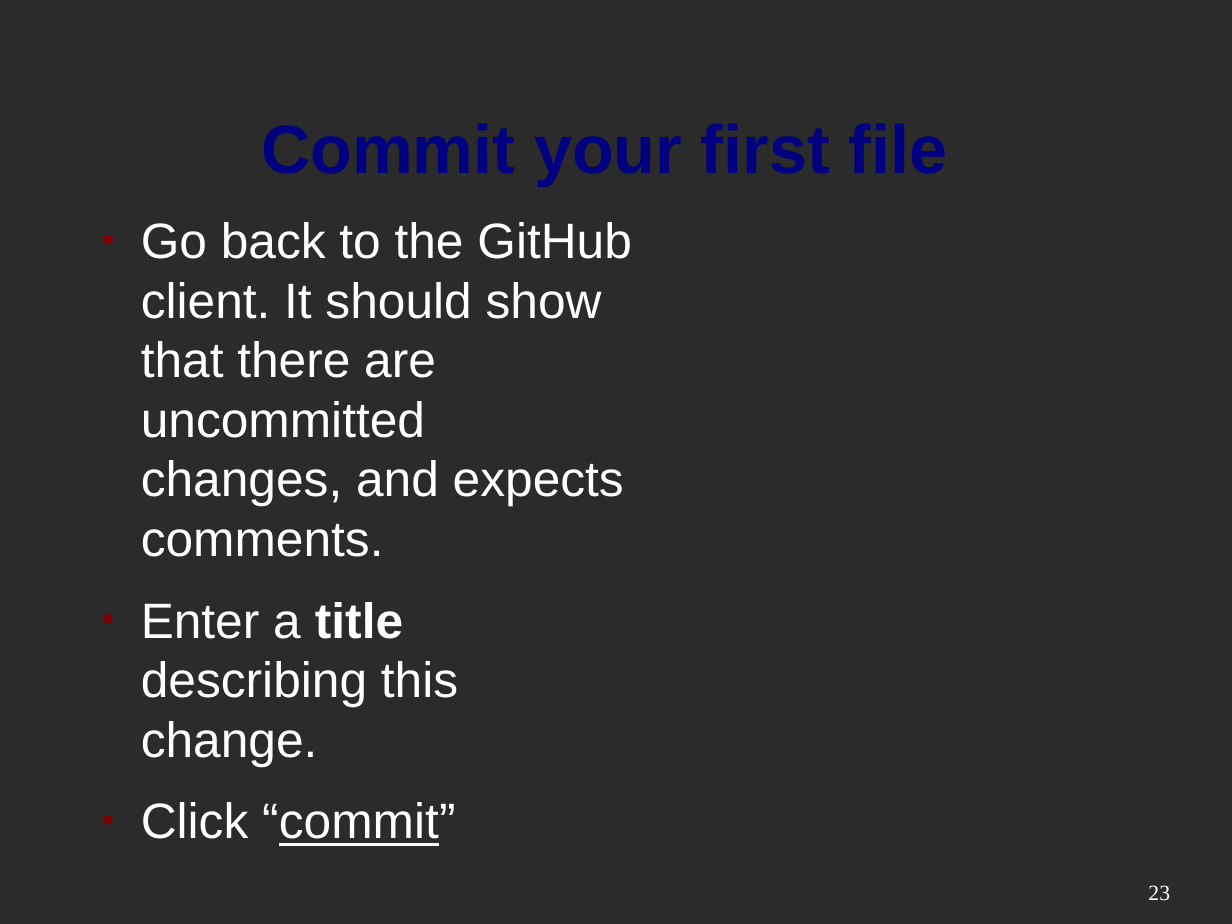
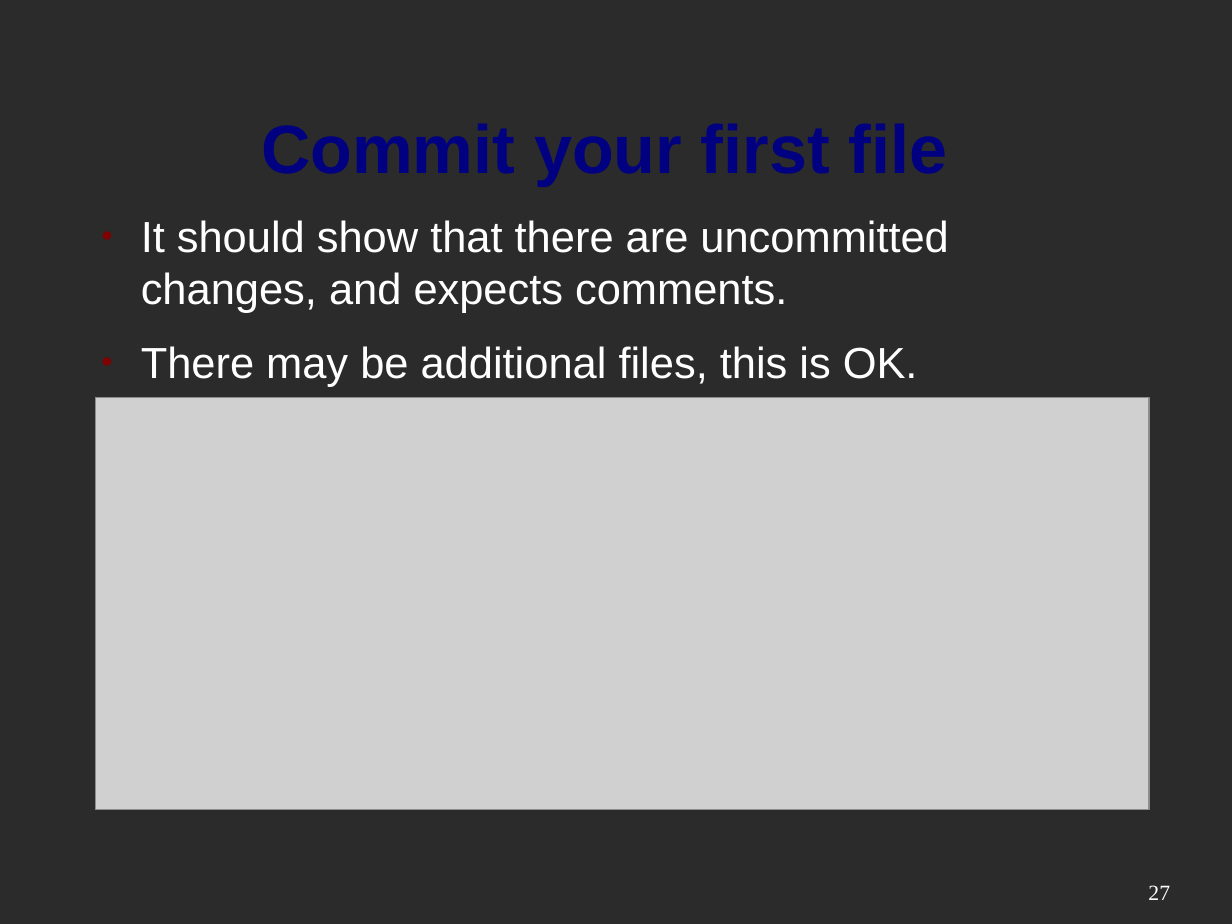
Before and after one commit to mactwist555/CPP-Course, a slide deck: slide 27 of Week 01/1 Setup - IDE and Source Control.odp (slide 23 before the commit). Drawn at 1232x924 pixels with LibreOffice and Linux fonts; fonts in the diff are those of the drawing; grey boxes stand for pictures; background and template pictures are left out; a plain dark background stands for a picture behind light text. Boxes give left, top, right and bottom in pixels: in the first picture for what was removed or moved away, otherwise in the second. Text is boxed around its words. In the diff, an @@ line names an element or a change of style, - is before the commit and + after.

Commit message:
Added Windows client screenshots to presentation

```diff
--- a/Week 01/1 Setup - IDE and Source Control.odp
+++ b/Week 01/1 Setup - IDE and Source Control.odp
@@ text at bbox=[141, 220, 948, 387]: text changed; size 32 to 28 pt @@
-● Go back to the GitHub client. It should show that there are uncommitted changes, and expects comments.
-● Enter a title describing this change.
-● Click “commit”
+● It should show that there are uncommitted changes, and expects comments.
+● There may be additional files, this is OK.
@@ picture added at bbox=[96, 398, 1150, 811] @@
@@ page number at bbox=[1148, 885, 1170, 900]: text changed @@
-23
+27
```
Also in this commit, not shown: 5 other slides changed, 8 slides added, 2 slides removed.
